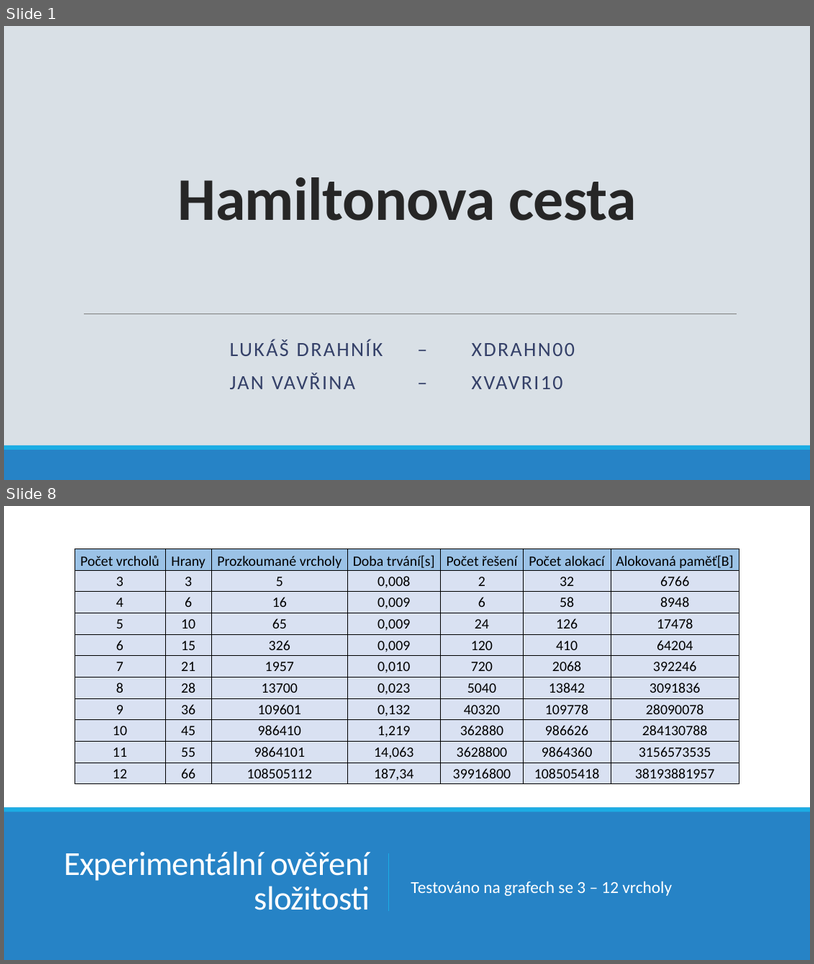
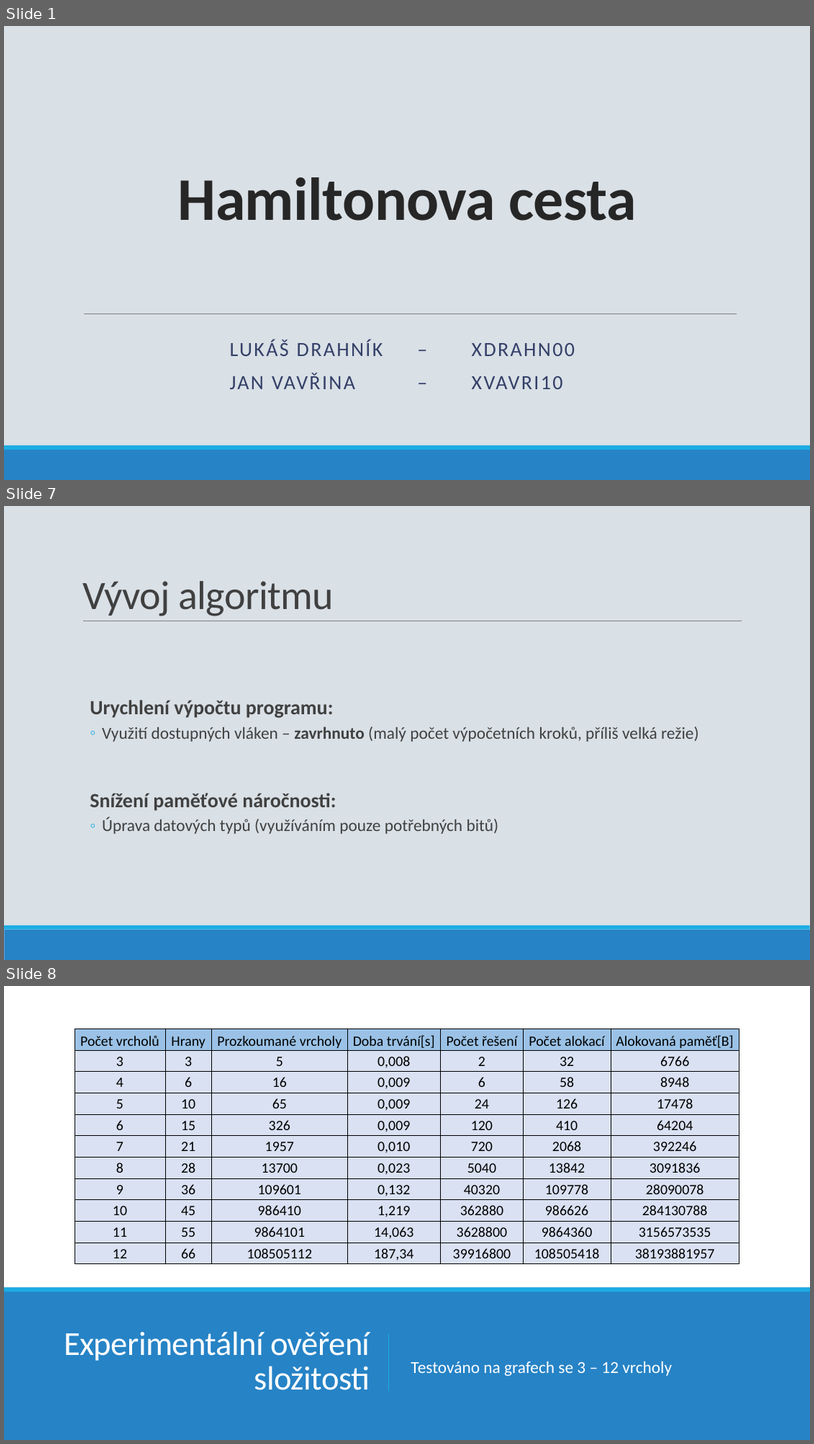
Before and after one commit to ldrahnik/ial_project_2019_2020, a slide deck: defense/presentation.pptx. Shown one above the other, each under a label of ours: slides 1 and 8 before the commit, slides 1, 7 and 8 after it; the slides between them are not shown. The pictures are 814x964 and 814x1444 pixels, drawn with LibreOffice and Linux fonts; fonts in the diff are those of the drawing. Boxes give left, top, right and bottom in pixels: in the first picture for what was removed or moved away, otherwise in the second. Text is boxed around its words. In the diff, an @@ line names an element or a change of style, - is before the commit and + after.

```diff
--- a/defense/presentation.pptx
+++ b/defense/presentation.pptx
@@ slide 7 added at box(4, 506, 810, 960), background #D9E0E6; not listed: 2 template elements that a slide beside it also shows @@
@@ title added at box(82, 581, 334, 616), 48 pt, text #404040 @@
+Vývoj algoritmu
@@ line added from (83, 621) to (743, 621), #808080 0.5 pt @@
@@ text added at box(90, 700, 700, 834), 20 pt, text #404040 @@
+  Urychlení výpočtu programu:
+  ◦ Využití dostupných vláken – zavrhnuto (malý počet výpočetních kroků, příliš velká režie)
+  Snížení paměťové náročnosti:
+  ◦ Úprava datových typů (využíváním pouze potřebných bitů)
```
Also in this commit, not shown: 7 slides changed, 1 slide removed.
